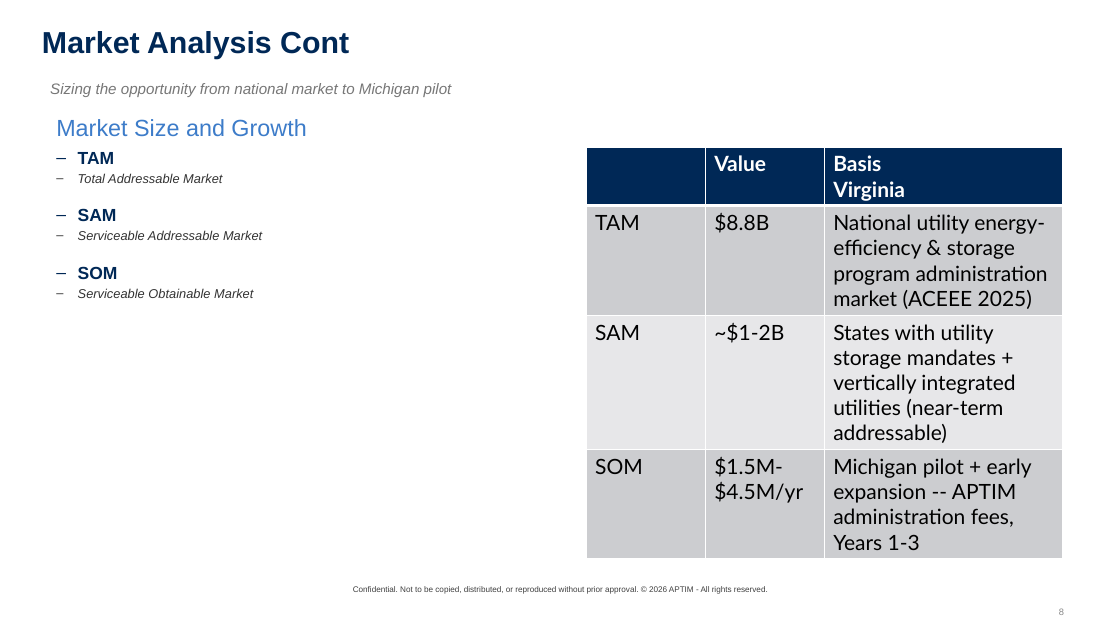
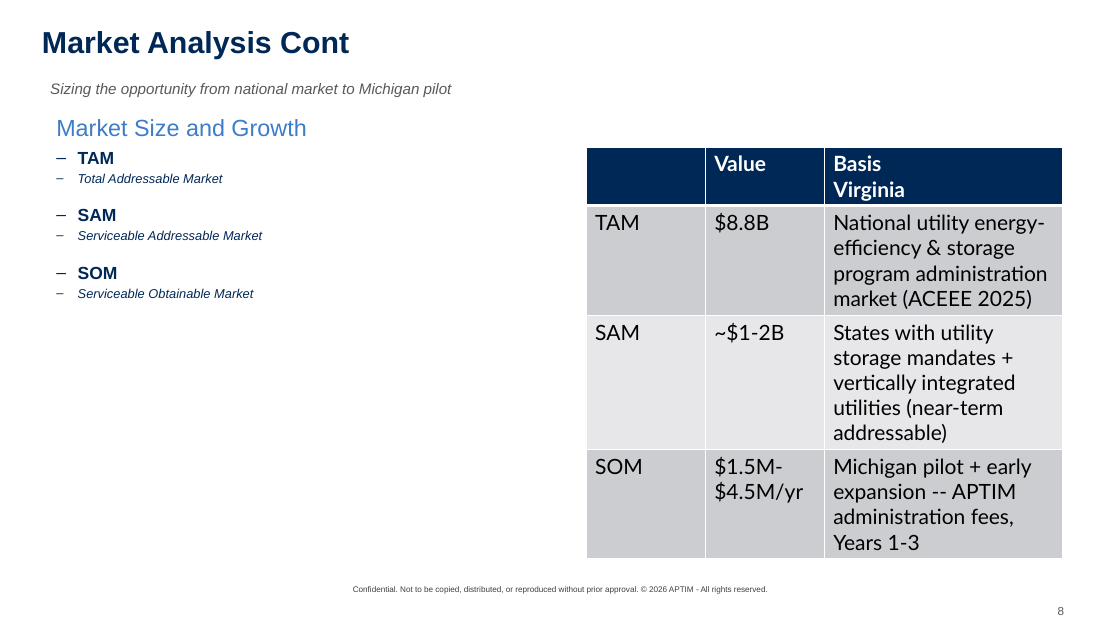
Before and after one commit to graseeuh/HERMES, a slide deck: slide 8 of Group_1_STRIVE_Presentation.pptx. Drawn at 1120x630 pixels with LibreOffice and Linux fonts; fonts in the diff are those of the drawing; background and template pictures are left out. Boxes give left, top, right and bottom in pixels: in the first picture for what was removed or moved away, otherwise in the second. Text is boxed around its words. In the diff, an @@ line names an element or a change of style, - is before the commit and + after.

```diff
--- a/Group_1_STRIVE_Presentation.pptx
+++ b/Group_1_STRIVE_Presentation.pptx
@@ text "Sizing the opportunity from national ..." at [50,83,452,97]: text colour #777777 to #595959 @@
@@ text at [78,173,262,298]: text colour #333333 to #002856 in "Total Addressable Market", "Serviceable Addressable Market", "Serviceable Obtainable Market" @@
@@ text "8" at [1058,607,1064,615]: size 8 to 10 pt, text colour #888888 to #595959 @@
```
Also in this commit, not shown: 13 other slides changed.
